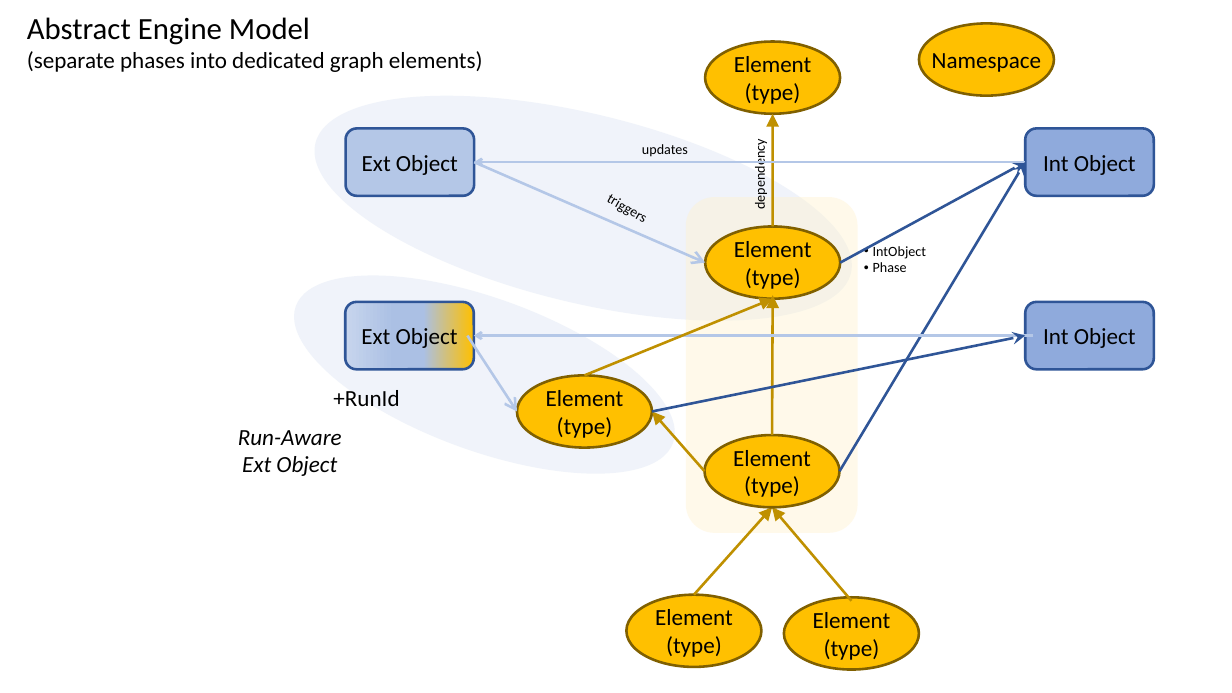
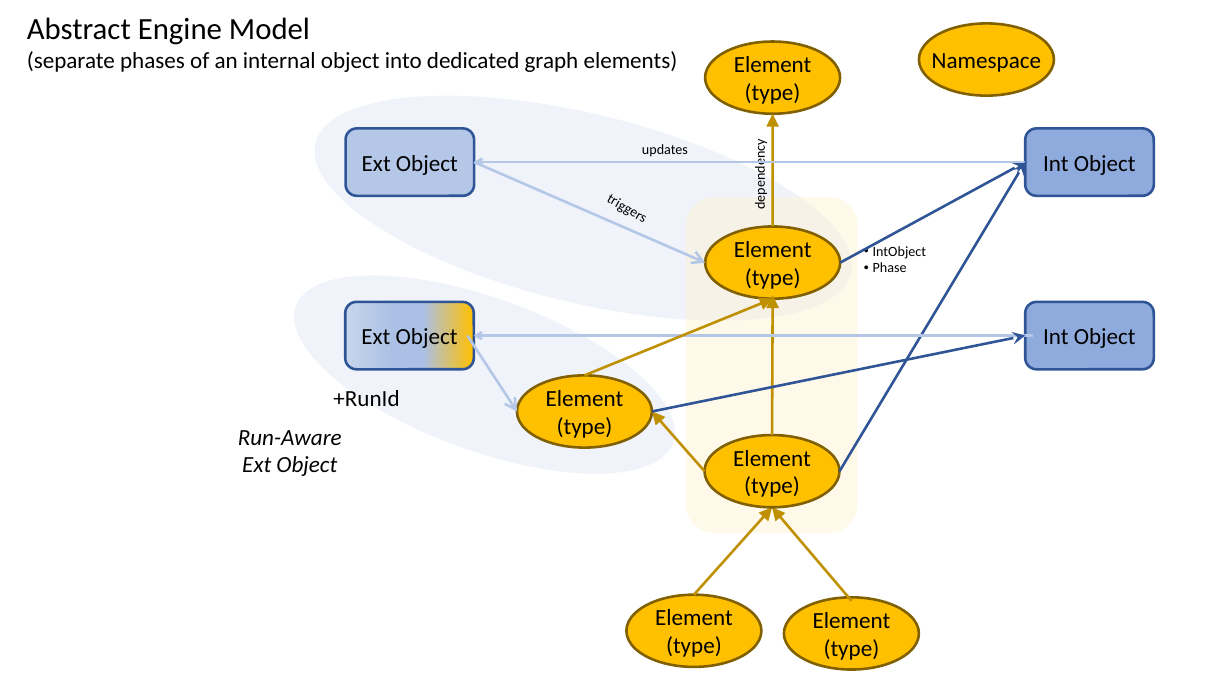
Before and after one commit to mandelsoft/engine, a slide deck: slide 3 of engine.pptx. Drawn at 1232x693 pixels with LibreOffice and Linux fonts; fonts in the diff are those of the drawing. Boxes give left, top, right and bottom in pixels: in the first picture for what was removed or moved away, otherwise in the second. Text is boxed around its words. In the diff, an @@ line names an element or a change of style, - is before the commit and + after.

```diff
--- a/engine.pptx
+++ b/engine.pptx
@@ text at box(27, 51, 678, 72): text changed @@
-(separate phases into dedicated graph elements)
+(separate phases of an internal object into dedicated graph elements)
```
Also in this commit, not shown: 2 slides added, 37 other files.
